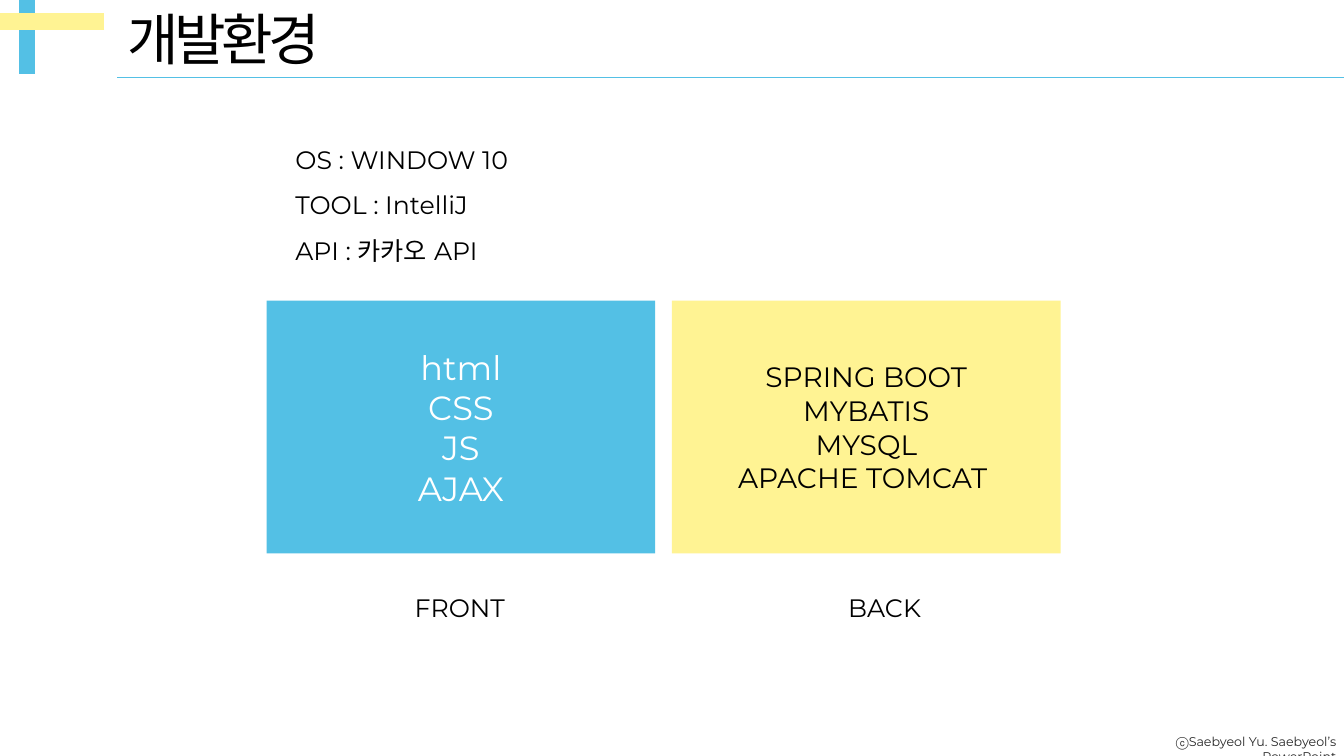
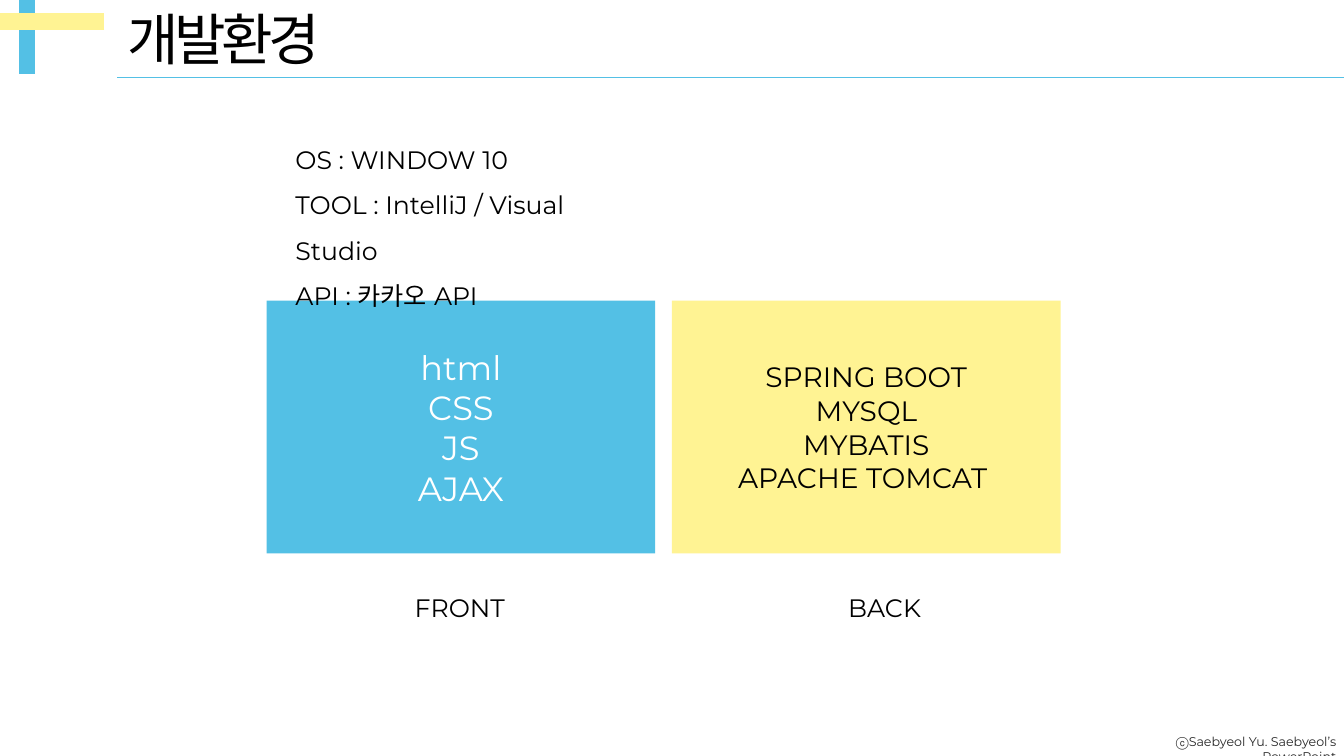
Before and after one commit to 63building/restaurant, a slide deck: slide 6 of 레스토랑 예약 프로젝트 발표 최종본.pptx. Drawn at 1344x756 pixels with LibreOffice and Linux fonts; fonts in the diff are those of the drawing. Boxes give left, top, right and bottom in pixels: in the first picture for what was removed or moved away, otherwise in the second. Text is boxed around its words. In the diff, an @@ line names an element or a change of style, - is before the commit and + after.

```diff
--- a/레스토랑 예약 프로젝트 발표 최종본.pptx
+++ b/레스토랑 예약 프로젝트 발표 최종본.pptx
@@ text at (295, 195, 564, 260): text changed @@
-TOOL : IntelliJ
+TOOL : IntelliJ / Visual Studio
@@ text in rectangle at (816, 401, 917, 425): paragraph added @@
+MYSQL
@@ text in rectangle at (816, 435, 917, 459): paragraph removed @@
-MYSQL
```
Also in this commit, not shown: 5 other slides changed, 1 other file.
